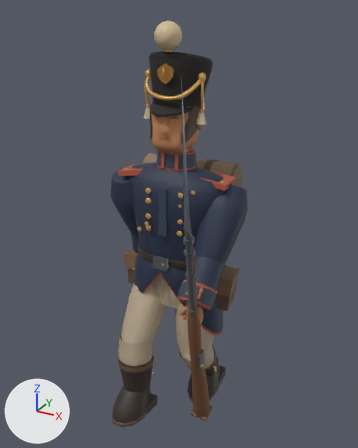
Renders of the glTF model data/art/rouge-infantry-v11.glb from each side of a commit.
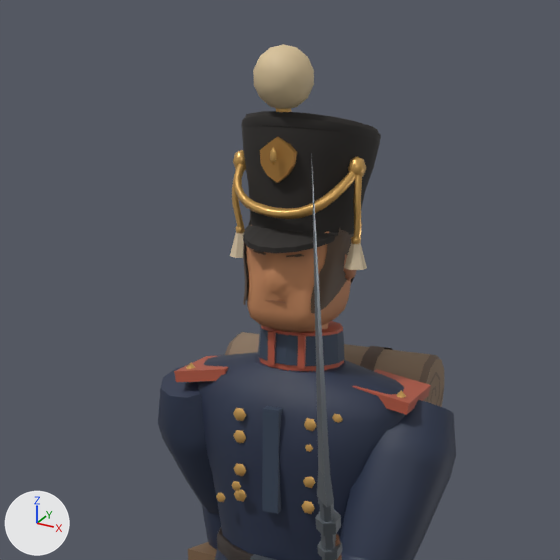
The first picture shows the older version from a camera (50 mm lens) standing at (1.181, -2.108, 2.189) and looking at (0.057, -0.064, 1.167). The close-ups show the older and then the newer version on the part from 11% to 83% of the width and 0% to 58% of the height of that picture. Only the edits that show in the close-ups are written down. Every picture has the same lights, and +X, +Y and +Z are marked at lower left. Where no turn or scale is listed for an object, it has been applied to the vertices. Vertices at exactly the same position are counted once.

Script lines for the objects in view, before the commit:
```python
ob_angular_adult_infantry_face = bpy.data.objects.new('Angular adult infantry face', me_angular_adult_infantry_face)
ob_angular_adult_infantry_face.location = (-0.002, 0.021, 1.563)
ob_continuous_wool_coat = bpy.data.objects.new('Continuous wool coat', me_continuous_wool_coat)
ob_continuous_wool_coat.location = (0.0, 0.0, 0.793)
ob_downward_dipped_charcoal_visor = bpy.data.objects.new('Downward dipped charcoal visor', me_downward_dipped_charcoal_visor)
ob_downward_dipped_charcoal_visor.location = (-0.002, 0.021, 1.563)
ob_rear_leaning_felt_shako = bpy.data.objects.new('Rear-leaning felt shako', me_rear_leaning_felt_shako)
ob_rear_leaning_felt_shako.location = (-0.002, 0.021, 1.563)
ob_regimental_shako_shield = bpy.data.objects.new('Regimental shako shield', me_regimental_shako_shield)
ob_regimental_shako_shield.location = (-0.002, 0.021, 1.563)
ob_scarlet_shoulder_tab_l = bpy.data.objects.new('Scarlet shoulder tab L', me_cube_044)
ob_scarlet_shoulder_tab_l.location = (0.222, 0.034, 1.401)
ob_scarlet_shoulder_tab_r = bpy.data.objects.new('Scarlet shoulder tab R', me_cube_048)
ob_scarlet_shoulder_tab_r.location = (-0.224, -0.011, 1.401)
# also in view: 'Rounded wool upper sleeve R' at (-0.267, 0.024, 1.19); 'Front placket' at (0.015, -0.151, 1.256); 'Braided brass shako cord' at (-0.001, -0.051, 1.843); 'Navy collar inlay' at (-0.001, 0.013, 1.49); 'Cream worsted pompom' at (-0.001, -0.058, 2.067)
```
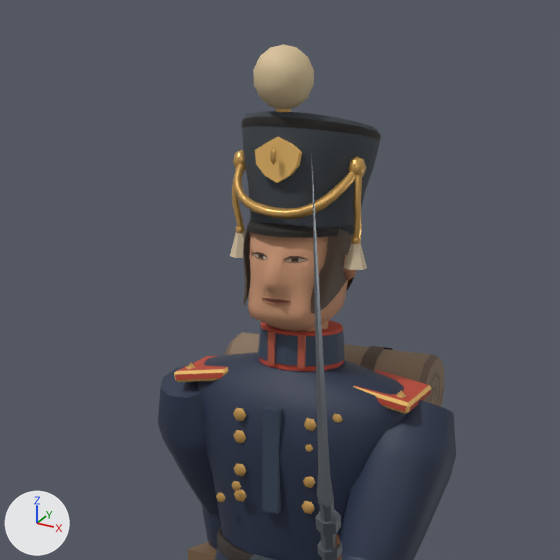
Where the change shows, as pixel boxes (x1, y1, x2, y2) in the close-ups (560 x 560 px; the box of a moved part takes in the faces that stretch with it):
'Angular adult infantry face', reshaped (6% shorter): before (246, 225, 351, 332); after (248, 232, 348, 332)
'Downward dipped charcoal visor', reshaped (8% narrower, 43% shorter): before (243, 224, 343, 253); after (247, 222, 339, 238)
'Regimental shako shield', reshaped (26% wider): before (260, 137, 297, 183); after (255, 137, 302, 183)
'Scarlet shoulder tab L', reshaped: before (352, 369, 431, 415); after (353, 370, 431, 414)
'Scarlet shoulder tab R', reshaped: before (174, 355, 229, 382); after (174, 356, 228, 382)
part 3 of me_rear_leaning_felt_shako, recoloured (black to dark grey): (242, 111, 380, 227) in both
part 4 of me_regimental_shako_shield, moved or reshaped: before (260, 137, 297, 183); after (255, 137, 302, 183)
part 5 of me_regimental_shako_shield, recoloured (lighter): (260, 137, 297, 183) in both

Edits to the bpy script that builds the scene:
```text
Add mat_charcoal_blue_felt:
    mat_charcoal_blue_felt = principled_material('Charcoal-blue felt')
    mat_charcoal_blue_felt.base_color = (0.043, 0.053, 0.064)  # dark grey #3a4148
    mat_charcoal_blue_felt.roughness = 0.82
Change me_angular_adult_infantry_face:
    remove me_angular_adult_infantry_face.from_pydata(...)  # 240 vertices, 476 faces; spans x -0.114..0.113, y -0.159..0.116, z -0.036..0.238
    remove me_angular_adult_infantry_face.materials.append(mat_flesh___painted)
    add me_angular_adult_infantry_face.from_pydata(...)  # 255 vertices, 506 faces; spans x -0.114..0.113, y -0.167..0.116, z -0.036..0.237
    me_angular_adult_infantry_face part 1: 230 vertices removed from x -0.114..0.113, y -0.159..0.116, z -0.036..0.238; 245 vertices added at x -0.114..0.113, y -0.167..0.116, z -0.035..0.237
    add me_angular_adult_infantry_face.materials.append(mat_complexion)  # brown #ca9573
    add me_angular_adult_infantry_face.materials.append(mat_brow)  # brown #5a4030
    add me_angular_adult_infantry_face.materials.append(mat_lid_edge)  # brown #805b49
    add me_angular_adult_infantry_face.materials.append(mat_lower_lip)  # orange #bd7e65
    add me_angular_adult_infantry_face.materials.append(mat_lip_crease)  # brown #8d5645
    add me_angular_adult_infantry_face.materials.append(mat_eye_ivory)  # beige #c0af99
    add me_angular_adult_infantry_face.materials.append(mat_iris_umber)  # brown #44392d
Change me_downward_dipped_charcoal_visor:
    remove me_downward_dipped_charcoal_visor.from_pydata(...)  # 40 vertices, 76 faces; spans x -0.116..0.116, y -0.162..-0.004, z 0.162..0.204
    add me_downward_dipped_charcoal_visor.from_pydata(...)  # 40 vertices, 76 faces; spans x -0.116..0.116, y -0.131..-0.004, z 0.186..0.219
    me_downward_dipped_charcoal_visor part 2: the whole mesh is multiplied about the mesh origin by the matrix ((1.0, 0.007, 0.0), (0.007, 0.802, -0.008), (0.007, -0.188, 0.993))
Change me_rear_leaning_felt_shako:
    where me_rear_leaning_felt_shako.from_pydata(...)  # 112 vertices, 220 faces; spans x -0.155..0.149, y -0.11..0.192, z 0.175..0.44
    me_rear_leaning_felt_shako part 3: 174 faces spanning x -0.155..0.149, y -0.106..0.192, z 0.194..0.44 switch from mat_shako_matte_felt (black #272321) to mat_charcoal_blue_felt (dark grey #3a4148)
    add me_rear_leaning_felt_shako.materials.append(mat_shako_binding)  # black #22272b
Change me_regimental_shako_shield:
    remove me_regimental_shako_shield.from_pydata(...)  # 20 vertices, 36 faces; spans x -0.0385..0.0439, y -0.115..-0.099, z 0.299..0.3911
    add me_regimental_shako_shield.from_pydata(...)  # 20 vertices, 36 faces; spans x -0.05..0.0554, y -0.1154..-0.0986, z 0.299..0.3911
    me_regimental_shako_shield part 4: 16 of 20 vertices moved; they spanned x -0.0385..0.0439, y -0.115..-0.099, z 0.3132..0.3774 and now span x -0.05..0.0554, y -0.1154..-0.0986, z 0.3132..0.3774; mean shift (-0.0001, 0.0, 0.0); largest move (-0.0385, -0.1018, 0.3624) -> (-0.05, -0.1022, 0.3623)
    me_regimental_shako_shield part 5: 36 faces spanning x -0.05..0.0554, y -0.1154..-0.0986, z 0.299..0.3911 switch from mat_warm_regimental_brass (orange #ba8948) to mat_badge_gilt (orange #eaba6a)
Change me_cube_044:
    remove me_cube_044.from_pydata(...)  # 8 vertices, 12 faces; spans x -0.077..0.077, y -0.088..0.088, z -0.028..0.028
    remove me_cube_044.materials.append(mat_scarlet_edging)  # brown #af563f
    add me_cube_044.from_pydata(...)  # 24 vertices, 44 faces; spans x -0.079..0.079, y -0.091..0.091, z -0.027..0.027
    me_cube_044 part 6: the whole mesh is rebuilt
    add me_cube_044.materials.append(mat_epaulette_madder_l)  # red #bc4833
    add me_cube_044.materials.append(mat_badge_gilt)  # orange #eaba6a
Change me_cube_048:
    remove me_cube_048.from_pydata(...)  # 8 vertices, 12 faces; spans x -0.077..0.077, y -0.088..0.088, z -0.028..0.028
    remove me_cube_048.materials.append(mat_scarlet_edging)  # brown #af563f
    add me_cube_048.from_pydata(...)  # 24 vertices, 44 faces; spans x -0.079..0.079, y -0.092..0.092, z -0.027..0.027
    me_cube_048 part 7: the whole mesh is rebuilt
    add me_cube_048.materials.append(mat_epaulette_madder_l)  # red #bc4833
    add me_cube_048.materials.append(mat_badge_gilt)  # orange #eaba6a
```
